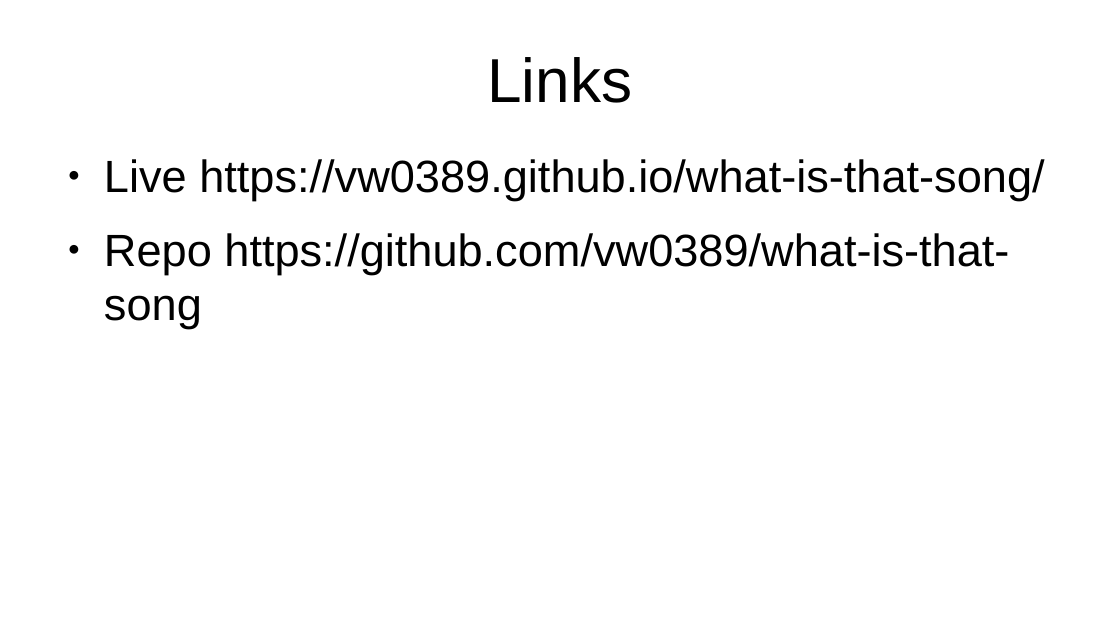
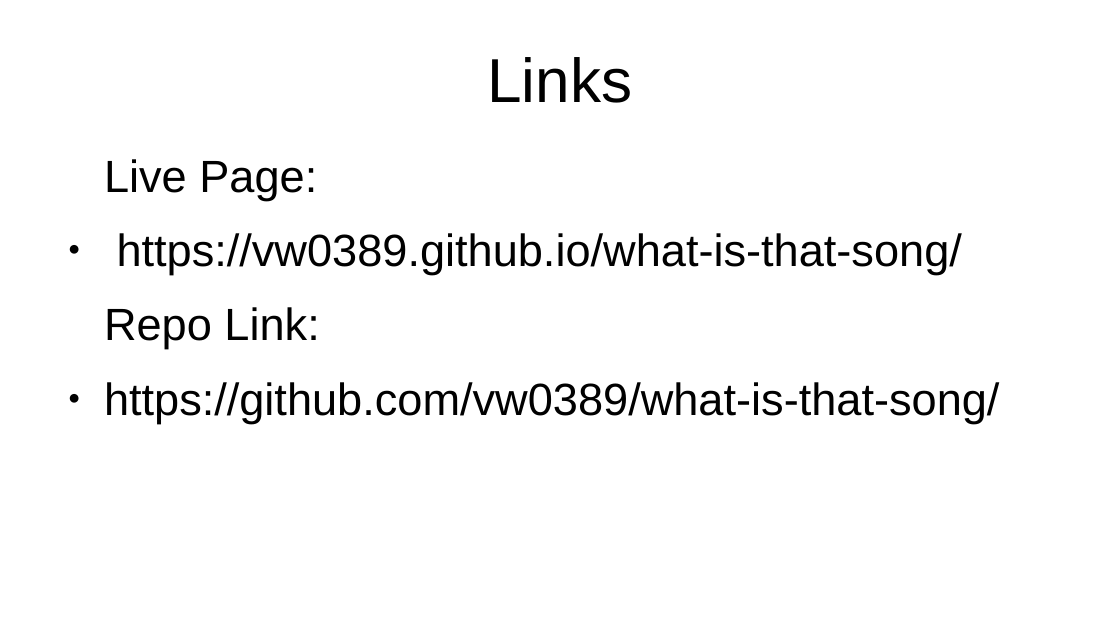
Before and after one commit to alexm1937/what-is-that-song, a slide deck: slide 10 of presentation.odp (slide 8 before the commit). Drawn at 1120x630 pixels with LibreOffice and Linux fonts; fonts in the diff are those of the drawing. Boxes give left, top, right and bottom in pixels: in the first picture for what was removed or moved away, otherwise in the second. Text is boxed around its words. In the diff, an @@ line names an element or a change of style, - is before the commit and + after.

```diff
--- a/presentation.odp
+++ b/presentation.odp
@@ text at (104, 159, 999, 423): text changed @@
-● Live https://vw0389.github.io/what-is-that-song/
-● Repo https://github.com/vw0389/what-is-that-song
+Live Page:
+● https://vw0389.github.io/what-is-that-song/
+Repo Link:
+● https://github.com/vw0389/what-is-that-song/
```
Also in this commit, not shown: 3 other slides changed, 3 slides added, 1 slide removed, 1 other file.
